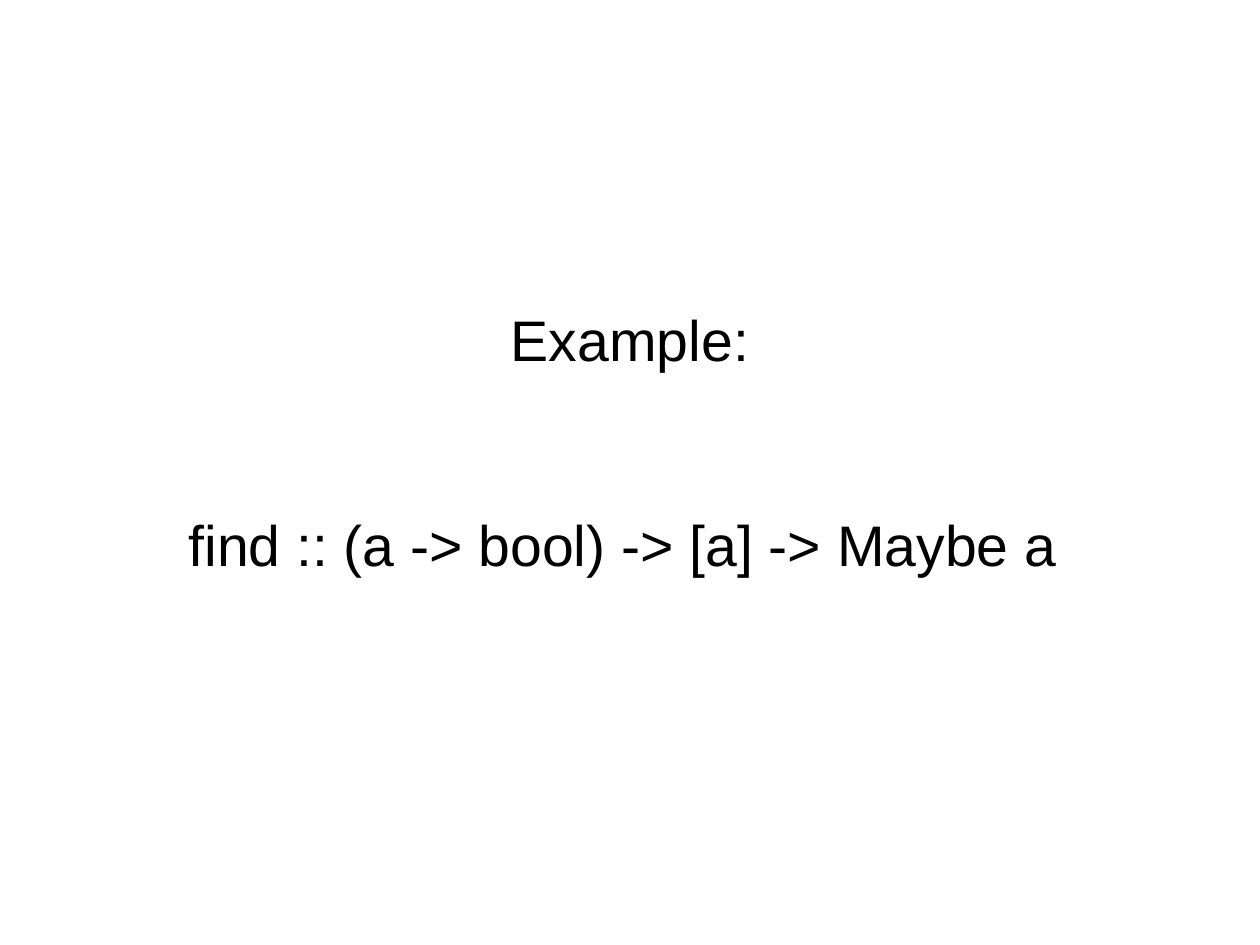
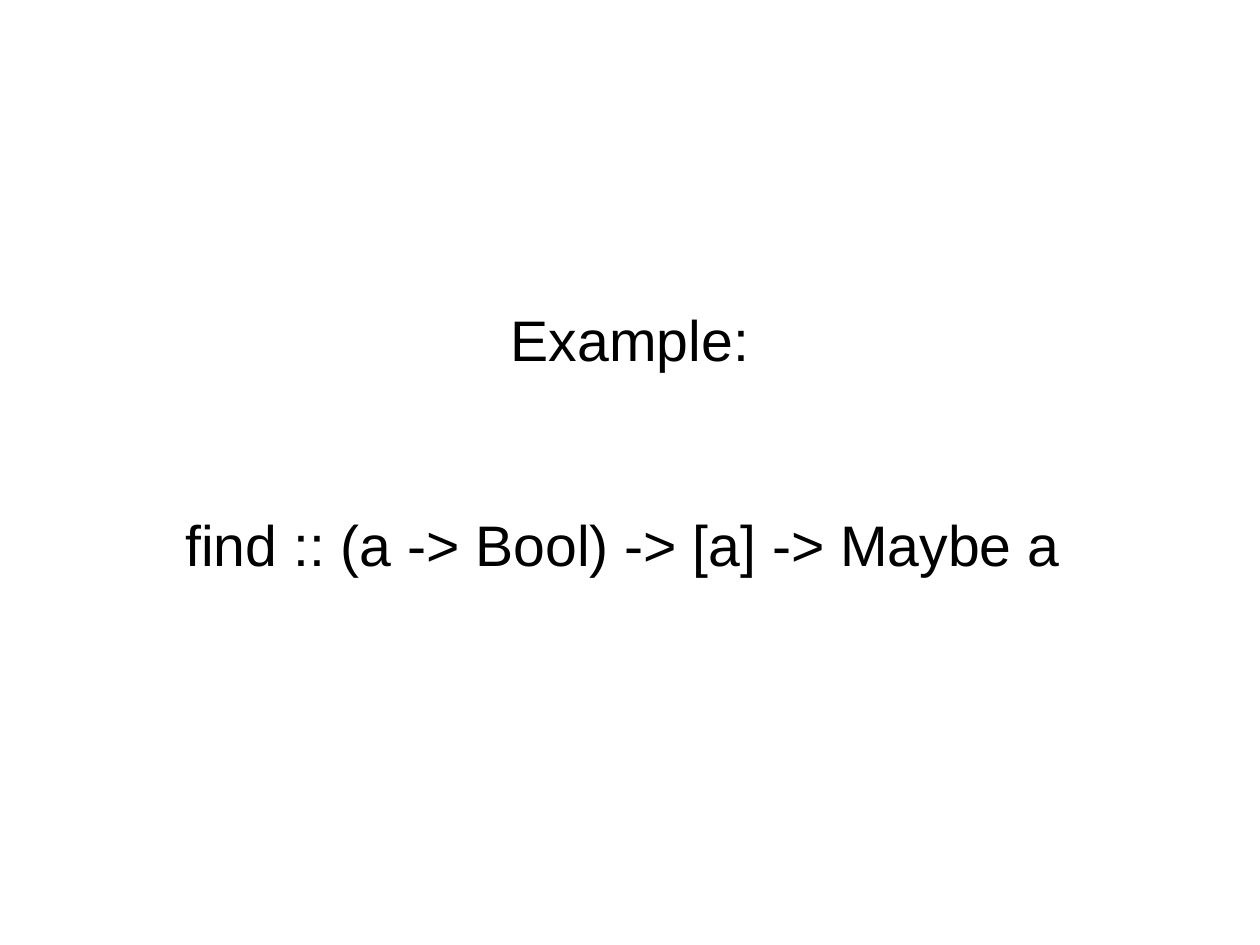
Before and after one commit to bhurt/presentations, a slide deck: slide 36 of statictyping.odp. Drawn at 1260x945 pixels with LibreOffice and Linux fonts; fonts in the diff are those of the drawing. Boxes give left, top, right and bottom in pixels: in the first picture for what was removed or moved away, otherwise in the second. Text is boxed around its words. In the diff, an @@ line names an element or a change of style, - is before the commit and + after.

Commit message:
Typo fix.

```diff
--- a/statictyping.odp
+++ b/statictyping.odp
@@ subtitle at [185, 524, 1060, 577]: text changed @@
-find :: (a -> bool) -> [a] -> Maybe a
+find :: (a -> Bool) -> [a] -> Maybe a
```
